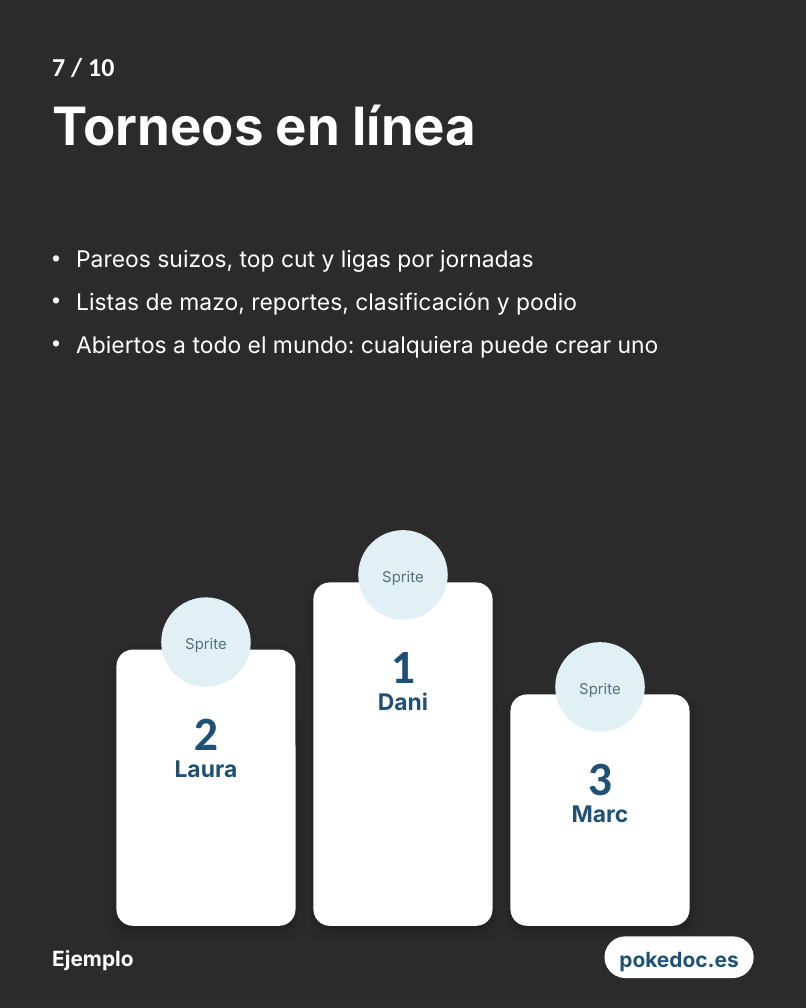
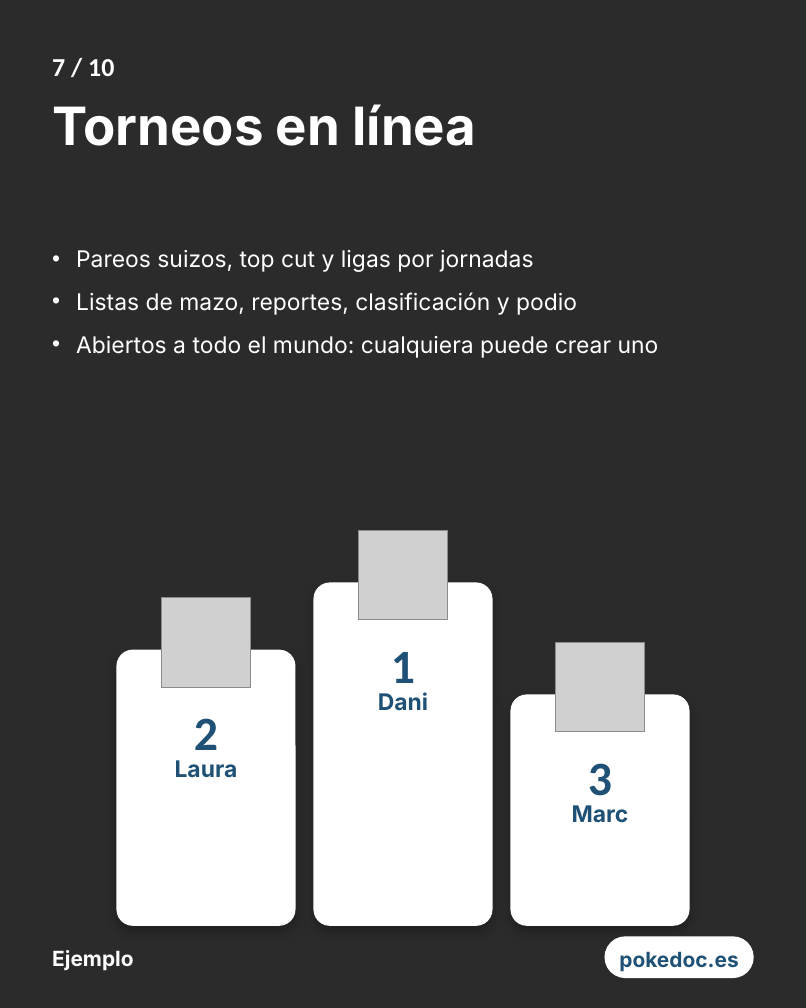
Before and after one commit to zorquy/pingu, a slide deck: slide 7 of assets/redes/pokedoc-carrusel.pptx. Drawn at 806x1008 pixels with LibreOffice and Linux fonts; fonts in the diff are those of the drawing; grey boxes stand for pictures; background and template pictures are left out; a plain dark background stands for a picture behind light text. Boxes give left, top, right and bottom in pixels: in the first picture for what was removed or moved away, otherwise in the second. Text is boxed around its words. In the diff, an @@ line names an element or a change of style, - is before the commit and + after.

```diff
--- a/assets/redes/pokedoc-carrusel.pptx
+++ b/assets/redes/pokedoc-carrusel.pptx
@@ rounded rectangle removed at [358,530,448,620] @@
@@ picture added at [358,530,448,620] @@
@@ rounded rectangle removed at [161,597,251,686] @@
@@ picture added at [161,597,251,686] @@
@@ text removed at [382,571,423,585] @@
-Sprite
@@ text removed at [185,638,226,652] @@
-Sprite
@@ rounded rectangle removed at [555,642,645,731] @@
@@ picture added at [555,642,645,731] @@
@@ text removed at [579,683,620,697] @@
-Sprite
```
Also in this commit, not shown: 5 other slides changed, 1 other file.
